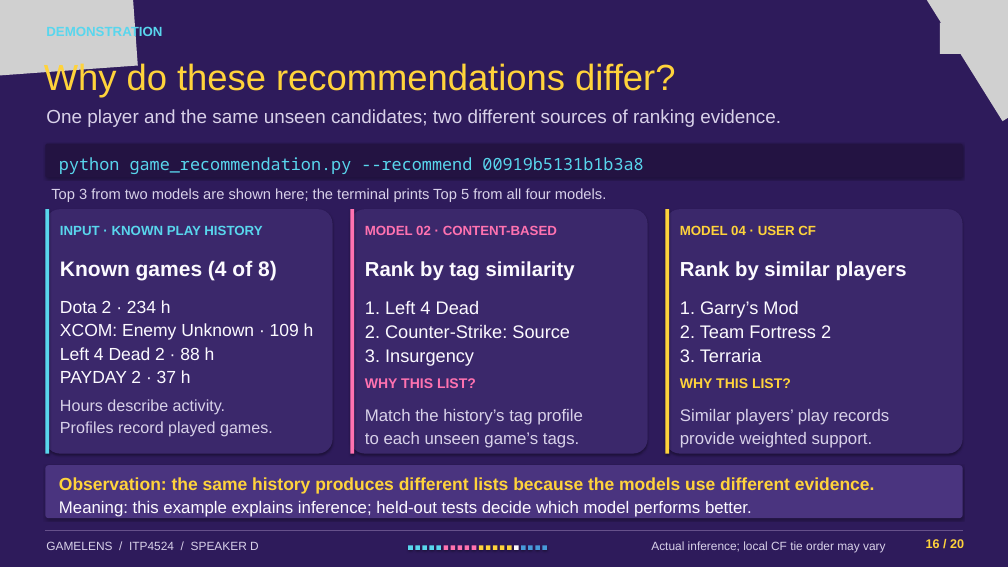
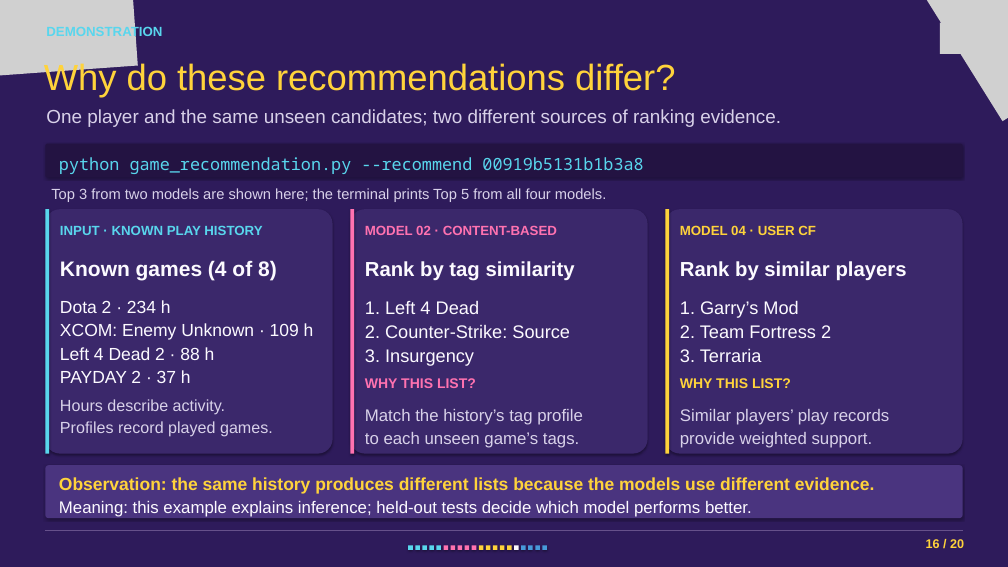
Before and after one commit to CalebChan411/ITP4524GP, a slide deck: slide 16 of part_b/game_recommendation/presentation.pptx. Drawn at 1008x567 pixels with LibreOffice and Linux fonts; fonts in the diff are those of the drawing; grey boxes stand for pictures. Boxes give left, top, right and bottom in pixels: in the first picture for what was removed or moved away, otherwise in the second. Text is boxed around its words. In the diff, an @@ line names an element or a change of style, - is before the commit and + after.

```diff
--- a/part_b/game_recommendation/presentation.pptx
+++ b/part_b/game_recommendation/presentation.pptx
@@ text removed at box(46, 541, 259, 550) @@
-GAMELENS / ITP4524 / SPEAKER D
@@ text removed at box(651, 541, 886, 553) @@
-Actual inference; local CF tie order may vary
```
Also in this commit, not shown: 17 other slides changed, 1 slide added, 1 slide removed, 4 other files.
